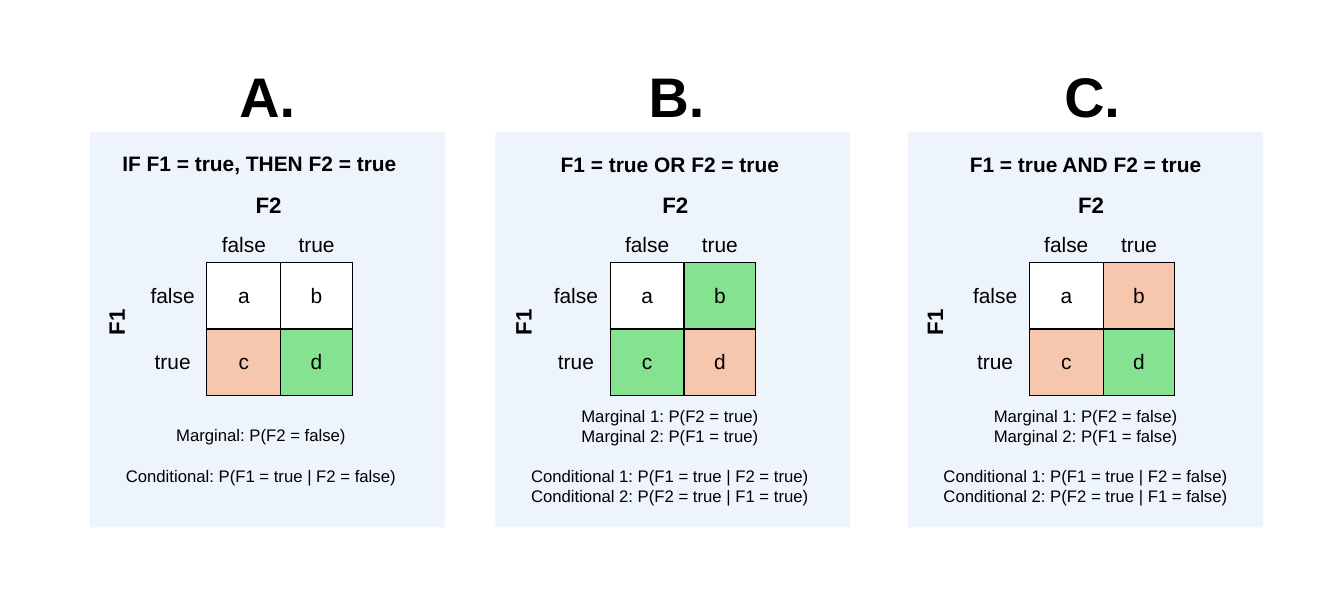
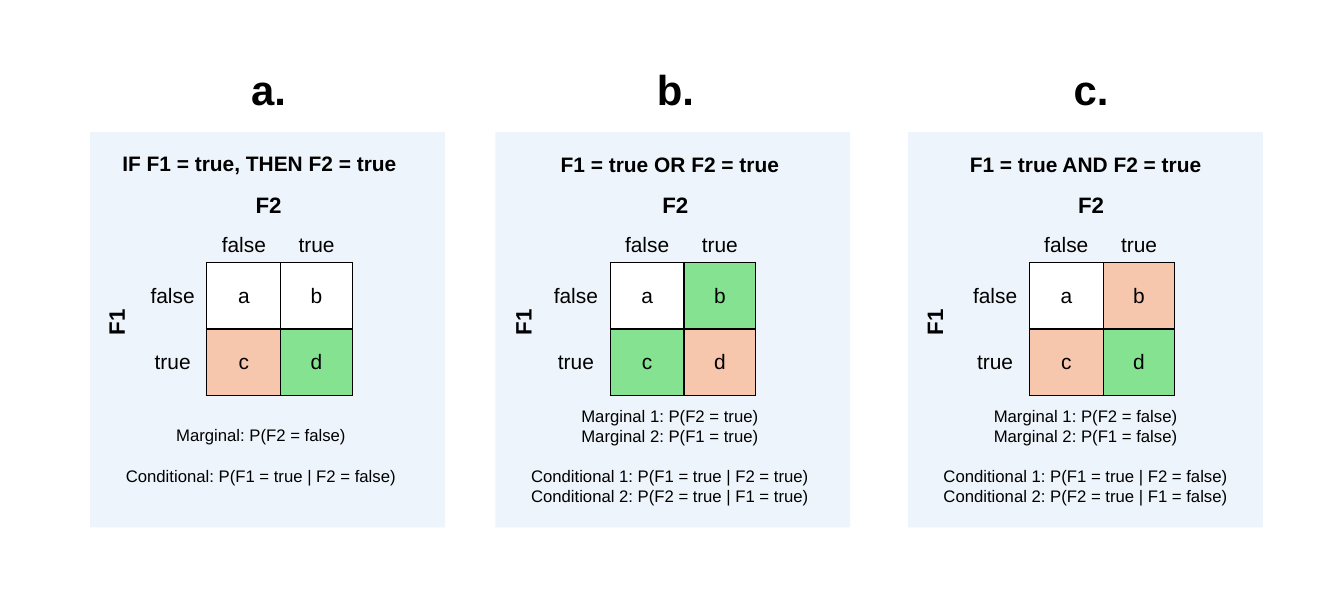
Before and after one commit to annagraff/crossling-curated, a slide deck: slide 1 of plots/Fig6 tests.pptx. Drawn at 1344x593 pixels with LibreOffice and Linux fonts; fonts in the diff are those of the drawing. Boxes give left, top, right and bottom in pixels: in the first picture for what was removed or moved away, otherwise in the second. Text is boxed around its words. In the diff, an @@ line names an element or a change of style, - is before the commit and + after.

```diff
--- a/plots/Fig6 tests.pptx
+++ b/plots/Fig6 tests.pptx
@@ text at (251,82,286,106): text changed; size 40 to 30 pt @@
-A.
+a.
@@ text at (657,74,694,106): text changed; size 40 to 30 pt @@
-B.
+b.
@@ text at (1074,82,1109,106): text changed; size 40 to 30 pt @@
-C.
+c.
```
Also in this commit, not shown: 16 other files.
